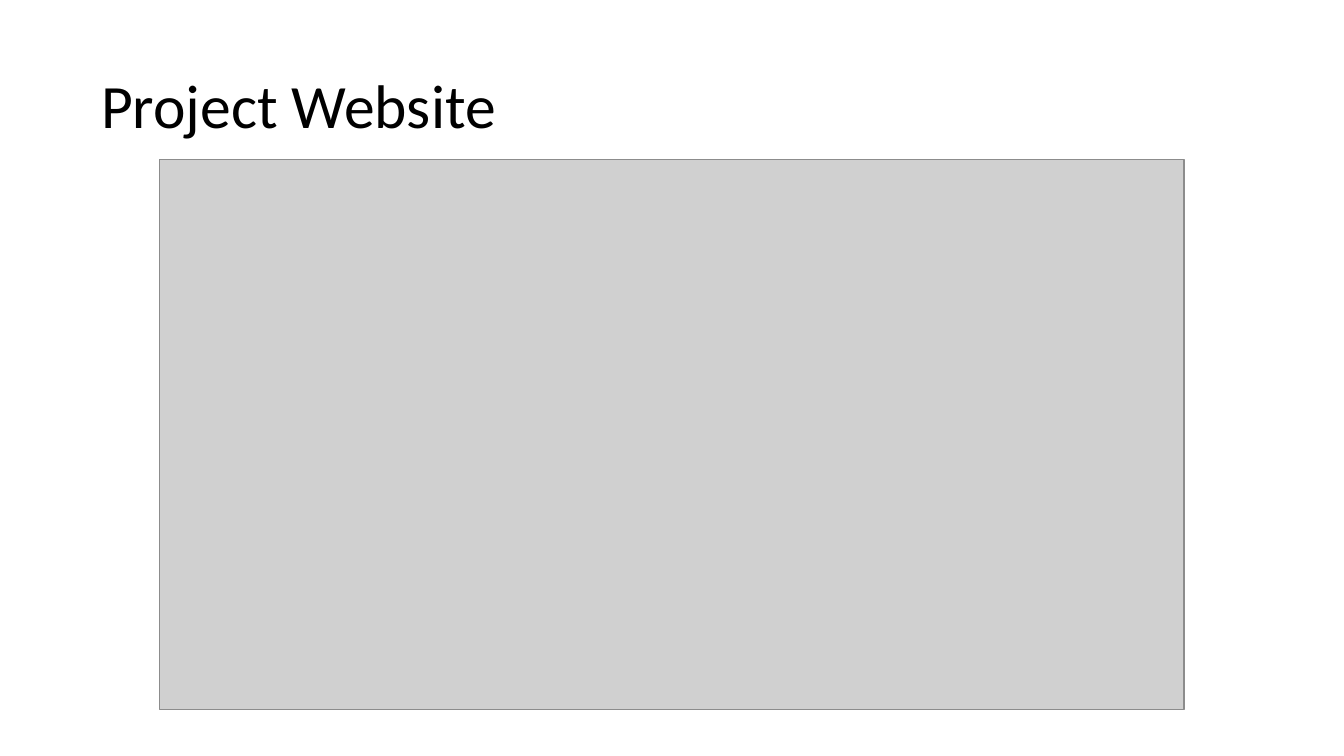
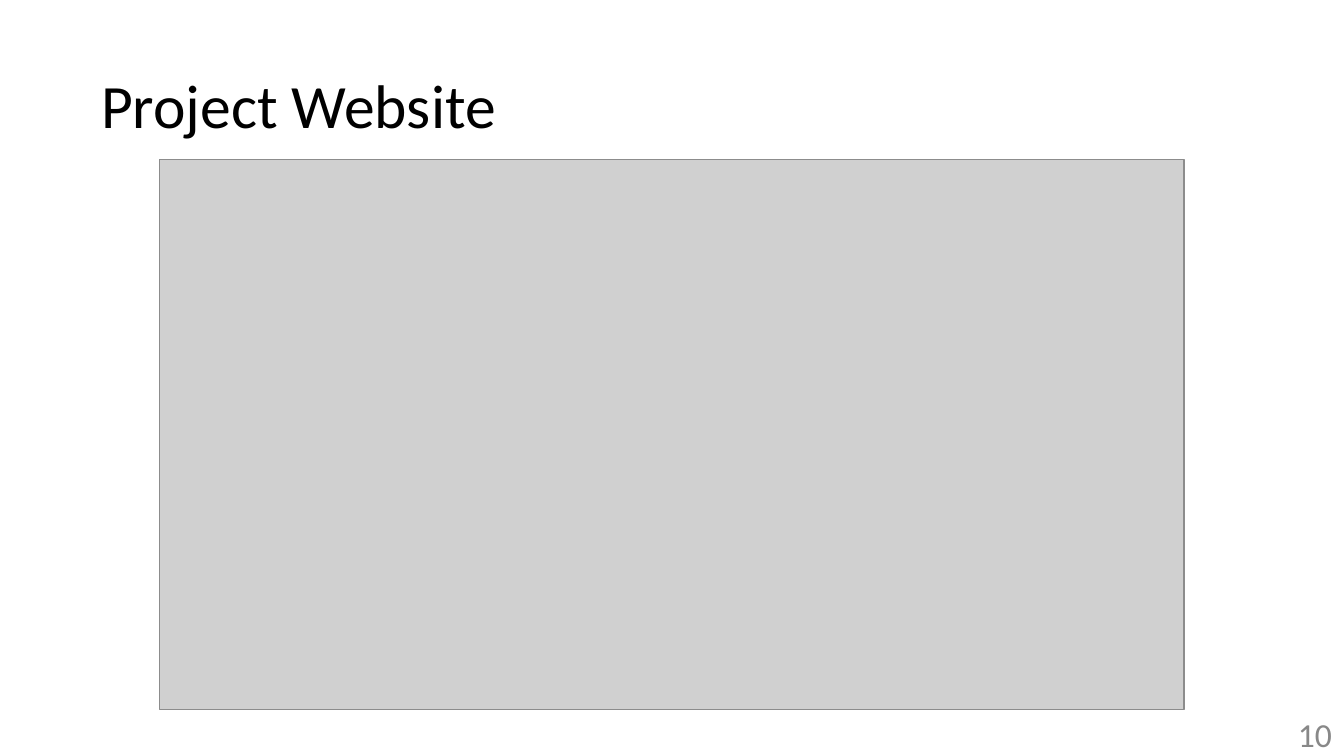
Before and after one commit to zzzzz151/AI-text-detector, a slide deck: slide 10 of presentation-elaboration.pptx. Drawn at 1344x756 pixels with LibreOffice and Linux fonts; fonts in the diff are those of the drawing; grey boxes stand for pictures. Boxes give left, top, right and bottom in pixels: in the first picture for what was removed or moved away, otherwise in the second. Text is boxed around its words. In the diff, an @@ line names an element or a change of style, - is before the commit and + after.

```diff
--- a/presentation-elaboration.pptx
+++ b/presentation-elaboration.pptx
@@ page number added at box(1298, 725, 1332, 747), 24 pt, text #888888 @@
+10
```
Also in this commit, not shown: 1 other slide changed, 1 other file.
